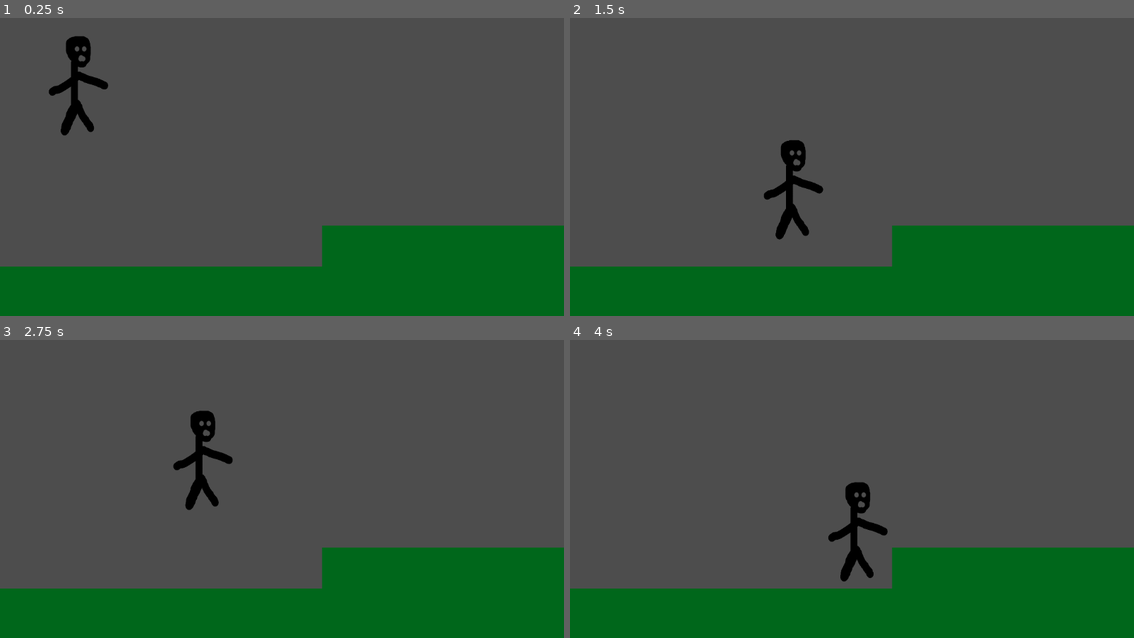
Above: before the commit, frames 1-4 (two rows, left to right).
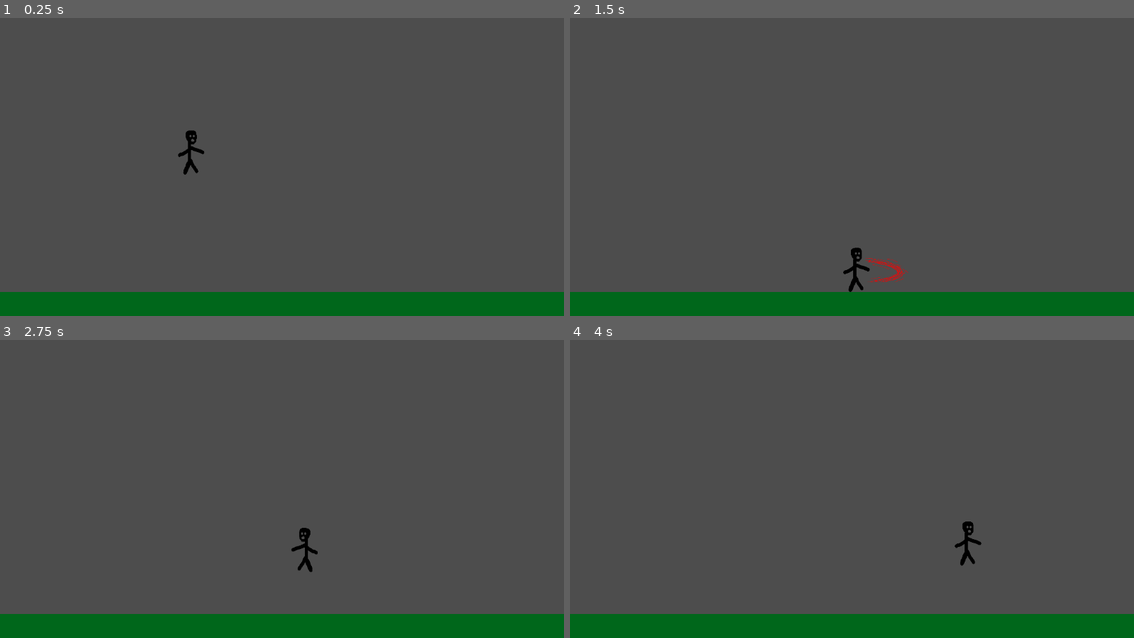
Above: after the commit, the same moments.

Repository: CraftonComputerScienceClub/SamuraiFighter
Game: Godot game, scene res://scenes/cora_character.tscn
Same seed, same stepped clock (60 frames per second), same inputs: the game is played once before the commit and once after it.
Inputs:
- Up to frame 1 (0.25 s): no input
- Up to frame 2 (1.5 s): tap Enter (ui_accept) at 0.5, 0.6 s; hold Z (attack, bound only after the commit) 0.53-1.28 s; hold Right (ui_right) from 0.53 s (still down); tap Space (jump, bound only after the commit) at 0.77, 1.07 s; tap Z (attack, bound only after the commit) at 1.35 s
- Up to frame 3 (2.75 s): tap Space (jump, bound only after the commit) at 1.52, 1.55, 1.82, 2.1 s; release Right (ui_right) at 2.03 s; hold Left (ui_left) from 2.03 s (still down); tap Enter (ui_accept) at 2.3 s
- Up to frame 4 (4 s): release Left (ui_left) at 2.78 s; hold Right (ui_right) from 2.78 s (still down); tap Enter (ui_accept) at 2.85 s; tap Space (jump, bound only after the commit) at 3.02, 3.32, 3.77, 3.8 s; tap Z (attack, bound only after the commit) at 3.05 s; hold Z (attack, bound only after the commit) from 3.53 s (still down)

The runs differ from the first frame. In frame 1, 16% of the frame differs, in the area x 0-100%, y 6-92%; in frame 2, 16%; in frame 3, 16%; in frame 4, 16%.

Commit message:
Added Acceleration to Movement and Stages to Jumping, also added light attacks and a heavy attack

Diff:
--- a/project.godot
+++ b/project.godot
@@ -17,51 +17,44 @@
 
 [input]
 
-jump_1={
+attack={
 "deadzone": 0.5,
-"events": [Object(InputEventJoypadMotion,"resource_local_to_scene":false,"resource_name":"","device":0,"axis":1,"axis_value":-1.0,"script":null)
-, Object(InputEventKey,"resource_local_to_scene":false,"resource_name":"","device":0,"window_id":0,"alt_pressed":false,"shift_pressed":false,"ctrl_pressed":false,"meta_pressed":false,"pressed":false,"keycode":0,"physical_keycode":87,"key_label":0,"unicode":0,"location":0,"echo":false,"script":null)
+"events": [Object(InputEventKey,"resource_local_to_scene":false,"resource_name":"","device":-1,"window_id":0,"alt_pressed":false,"shift_pressed":false,"ctrl_pressed":false,"meta_pressed":false,"pressed":false,"keycode":0,"physical_keycode":90,"key_label":0,"unicode":122,"location":0,"echo":false,"script":null)
+, Object(InputEventJoypadButton,"resource_local_to_scene":false,"resource_name":"","device":-1,"button_index":2,"pressure":0.0,"pressed":false,"script":null)
+, Object(InputEventKey,"resource_local_to_scene":false,"resource_name":"","device":-1,"window_id":0,"alt_pressed":false,"shift_pressed":false,"ctrl_pressed":false,"meta_pressed":false,"pressed":false,"keycode":0,"physical_keycode":4194438,"key_label":0,"unicode":48,"location":0,"echo":false,"script":null)
 ]
 }
-dodge_1={
+left={
 "deadzone": 0.5,
-"events": [Object(InputEventJoypadMotion,"resource_local_to_scene":false,"resource_name":"","device":0,"axis":1,"axis_value":1.0,"script":null)
-, Object(InputEventKey,"resource_local_to_scene":false,"resource_name":"","device":0,"window_id":0,"alt_pressed":false,"shift_pressed":false,"ctrl_pressed":false,"meta_pressed":false,"pressed":false,"keycode":0,"physical_keycode":83,"key_label":0,"unicode":0,"location":0,"echo":false,"script":null)
+"events": [Object(InputEventJoypadMotion,"resource_local_to_scene":false,"resource_name":"","device":-1,"axis":0,"axis_value":-1.0,"script":null)
+, Object(InputEventKey,"resource_local_to_scene":false,"resource_name":"","device":-1,"window_id":0,"alt_pressed":false,"shift_pressed":false,"ctrl_pressed":false,"meta_pressed":false,"pressed":false,"keycode":0,"physical_keycode":65,"key_label":0,"unicode":97,"location":0,"echo":false,"script":null)
+, Object(InputEventKey,"resource_local_to_scene":false,"resource_name":"","device":-1,"window_id":0,"alt_pressed":false,"shift_pressed":false,"ctrl_pressed":false,"meta_pressed":false,"pressed":false,"keycode":0,"physical_keycode":4194319,"key_label":0,"unicode":0,"location":0,"echo":false,"script":null)
 ]
 }
-move_right_1={
+up={
 "deadzone": 0.5,
-"events": [Object(InputEventJoypadMotion,"resource_local_to_scene":false,"resource_name":"","device":0,"axis":0,"axis_value":1.0,"script":null)
-, Object(InputEventKey,"resource_local_to_scene":false,"resource_name":"","device":0,"window_id":0,"alt_pressed":false,"shift_pressed":false,"ctrl_pressed":false,"meta_pressed":false,"pressed":false,"keycode":0,"physical_keycode":68,"key_label":0,"unicode":0,"location":0,"echo":false,"script":null)
-]
-}
-move_left_1={
-"deadzone": 0.5,
-"events": [Object(InputEventJoypadMotion,"resource_local_to_scene":false,"resource_name":"","device":0,"axis":0,"axis_value":-1.0,"script":null)
-, Object(InputEventKey,"resource_local_to_scene":false,"resource_name":"","device":-1,"window_id":0,"alt_pressed":false,"shift_pressed":false,"ctrl_pressed":false,"meta_pressed":false,"pressed":false,"keycode":0,"physical_keycode":65,"key_label":0,"unicode":97,"location":0,"echo":false,"script":null)
-]
-}
-jump_2={
-"deadzone": 0.5,
-"events": [Object(InputEventJoypadMotion,"resource_local_to_scene":false,"resource_name":"","device":1,"axis":1,"axis_value":-1.0,"script":null)
+"events": [Object(InputEventJoypadMotion,"resource_local_to_scene":false,"resource_name":"","device":-1,"axis":1,"axis_value":-1.0,"script":null)
+, Object(InputEventKey,"resource_local_to_scene":false,"resource_name":"","device":-1,"window_id":0,"alt_pressed":false,"shift_pressed":false,"ctrl_pressed":false,"meta_pressed":false,"pressed":false,"keycode":0,"physical_keycode":87,"key_label":0,"unicode":119,"location":0,"echo":false,"script":null)
 , Object(InputEventKey,"resource_local_to_scene":false,"resource_name":"","device":-1,"window_id":0,"alt_pressed":false …(186 unchanged characters)…
 ]
 }
-move_right_2={
+right={
 "deadzone": 0.5,
-"events": [Object(InputEventJoypadMotion,"resource_local_to_scene":false,"resource_name":"","device":1,"axis":0,"axis_value":1.0,"script":null)
+"events": [Object(InputEventJoypadMotion,"resource_local_to_scene":false,"resource_name":"","device":-1,"axis":0,"axis_value":1.0,"script":null)
+, Object(InputEventKey,"resource_local_to_scene":false,"resource_name":"","device":-1,"window_id":0,"alt_pressed":false,"shift_pressed":false,"ctrl_pressed":false,"meta_pressed":false,"pressed":false,"keycode":0,"physical_keycode":68,"key_label":0,"unicode":100,"location":0,"echo":false,"script":null)
 , Object(InputEventKey,"resource_local_to_scene":false,"resource_name":"","device":-1,"window_id":0,"alt_pressed":false …(186 unchanged characters)…
 ]
 }
-move_left_2={
+down={
 "deadzone": 0.5,
-"events": [Object(InputEventJoypadMotion,"resource_local_to_scene":false,"resource_name":"","device":1,"axis":0,"axis_value":-1.0,"script":null)
-, Object(InputEventKey,"resource_local_to_scene":false,"reso …(131 unchanged characters)… d":false,"keycode":0,"physical_keycode":4194319,"key_label":0,"unicode":0,"location":0,"echo":false,"script":null)
-]
-}
-dodge_2={
-"deadzone": 0.5,
-"events": [Object(InputEventJoypadMotion,"resource_local_to_scene":false,"resource_name":"","device":1,"axis":1,"axis_value":1.0,"script":null)
+"events": [Object(InputEventJoypadMotion,"resource_local_to_scene":false,"resource_name":"","device":-1,"axis":1,"axis_value":1.0,"script":null)
+, Object(InputEventKey,"resource_local_to_scene":false,"reso …(131 unchanged characters)… d":false,"keycode":0,"physical_keycode":83,"key_label":0,"unicode":115,"location":0,"echo":false,"script":null)
 , Object(InputEventKey,"resource_local_to_scene":false,"resource_name":"","device":-1,"window_id":0,"alt_pressed":false …(186 unchanged characters)…
 ]
 }
+jump={
+"deadzone": 0.5,
+"events": [Object(InputEventKey,"resource_local_to_scene":false,"resource_name":"","device":-1,"window_id":0,"alt_pressed":false,"shift_pressed":false,"ctrl_pressed":false,"meta_pressed":false,"pressed":false,"keycode":0,"physical_keycode":32,"key_label":0,"unicode":32,"location":0,"echo":false,"script":null)
+, Object(InputEventJoypadButton,"resource_local_to_scene":false,"resource_name":"","device":-1,"button_index":0,"pressure":0.0,"pressed":false,"script":null)
+]
+}
--- a/scenes/cora_character.tscn
+++ b/scenes/cora_character.tscn
@@ -1,13 +1,25 @@
-[gd_scene load_steps=5 format=3 uid="uid://5u1hpbrg23fb"]
+[gd_scene load_steps=11 format=3 uid="uid://5u1hpbrg23fb"]
 
 [ext_resource type="Script" path="res://scripts/cora_character/player.gd" id="1_ce1ng"]
 [ext_resource type="Texture2D" uid="uid://b6egedkcpp7r8" path="res://tempchar.png" id="2_vsbwh"]
+[ext_resource type="Texture2D" uid="uid://dy4fvyxl42lkc" path="res://assets/textures/light_attack.png" id="3_j6xy7"]
+[ext_resource type="Texture2D" uid="uid://bjsqxi3hp2t58" path="res://assets/textures/great_attack.png" id="4_ils70"]
+[ext_resource type="Texture2D" uid="uid://dxla3ykq7j4k5" path="res://assets/textures/heavy_attack_marker.png" id="5_2i7gj"]
 
 [sub_resource type="RectangleShape2D" id="RectangleShape2D_4p8st"]
-size = Vector2(128, 224)
+size = Vector2(68, 203)
+
+[sub_resource type="RectangleShape2D" id="RectangleShape2D_gmmn2"]
+size = Vector2(147, 114)
+
+[sub_resource type="RectangleShape2D" id="RectangleShape2D_f4trk"]
+size = Vector2(112, 77)
+
+[sub_resource type="RectangleShape2D" id="RectangleShape2D_ereee"]
+size = Vector2(218, 301)
 
 [sub_resource type="RectangleShape2D" id="RectangleShape2D_cxp00"]
-size = Vector2(1336, 118)
+size = Vector2(2593, 118)
 
 [node name="CoraCharacter" type="Node2D"]
 
@@ -21,34 +33,88 @@
 texture = ExtResource("2_vsbwh")
 
 [node name="CollisionShape2D" type="CollisionShape2D" parent="Player"]
-position = Vector2(15, 4)
+position = Vector2(11, 1.5)
 shape = SubResource("RectangleShape2D_4p8st")
 
+[node name="melee" type="Node2D" parent="Player"]
+
+[node name="horizontal_light_attack" type="Area2D" parent="Player/melee"]
+visible = false
+position = Vector2(110, 6)
+
+[node name="Sprite2D" type="Sprite2D" parent="Player/melee/horizontal_light_attack"]
+position = Vector2(39, 0)
+scale = Vector2(1.60938, 1)
+texture = ExtResource("3_j6xy7")
+
+[node name="CollisionShape2D" type="CollisionShape2D" parent="Player/melee/horizontal_light_attack"]
+position = Vector2(41.5, -1)
+shape = SubResource("RectangleShape2D_gmmn2")
+
+[node name="down_light_attack" type="Area2D" parent="Player/melee"]
+visible = false
+position = Vector2(15, 141)
+
+[node name="Sprite2D" type="Sprite2D" parent="Player/melee/down_light_attack"]
+position = Vector2(-0.252536, 9.98477)
+rotation = 1.5708
+scale = Vector2(0.750238, 1.0898)
+texture = ExtResource("3_j6xy7")
+
+[node name="CollisionShape2D" type="CollisionShape2D" parent="Player/melee/down_light_attack"]
+position = Vector2(0, 10.5)
+shape = SubResource("RectangleShape2D_f4trk")
+
+[node name="up_light_attack" type="Area2D" parent="Player/melee"]
+visible = false
+position = Vector2(15, -162)
+
+[node name="Sprite2D" type="Sprite2D" parent="Player/melee/up_light_attack"]
+position = Vector2(-0.252536, 9.98477)
+rotation = -1.5708
+scale = Vector2(0.750238, 1.0898)
+texture = ExtResource("3_j6xy7")
+
+[node name="CollisionShape2D" type="CollisionShape2D" parent="Player/melee/up_light_attack"]
+position = Vector2(0, 10.5)
+shape = SubResource("RectangleShape2D_f4trk")
+
+[node name="great_attack" type="Area2D" parent="Player/melee"]
+visible = false
+position = Vector2(122, 4)
+
+[node name="Sprite2D" type="Sprite2D" parent="Player/melee/great_attack"]
+position = Vector2(63, 0)
+scale = Vector2(1.98437, 2.35938)
+texture = ExtResource("4_ils70")
+
+[node name="CollisionShape2D" type="CollisionShape2D" parent="Player/melee/great_attack"]
+position = Vector2(66, 0.5)
+shape = SubResource("RectangleShape2D_ereee")
+
+[node name="heavy_attack_marker" type="Node2D" parent="Player"]
+visible = false
+
+[node name="Sprite2D" type="Sprite2D" parent="Player/heavy_attack_marker"]
+z_index = -20
+position = Vector2(15, 4)
+scale = Vector2(1.5625, 2.07812)
+texture = ExtResource("5_2i7gj")
+
 [node name="Floor" type="StaticBody2D" parent="."]
-position = Vector2(6, 541)
+position = Vector2(-82, 915)
 
 [node name="ColorRect" type="ColorRect" parent="Floor"]
-offset_left = -6.0
+offset_left = -635.0
 offset_top = 6.0
-offset_right = 1325.0
+offset_right = 1954.0
 offset_bottom = 121.0
 color = Color(6.257e-07, 0.402399, 0.105808, 1)
 
 [node name="CollisionShape2D" type="CollisionShape2D" parent="Floor"]
-position = Vector2(658, 63)
+position = Vector2(659.5, 63)
 shape = SubResource("RectangleShape2D_cxp00")
 
-[node name="Floor2" type="StaticBody2D" parent="."]
-position = Vector2(664, 457)
-
-[node name="ColorRect" type="ColorRect" parent="Floor2"]
-offset_left = -6.0
-offset_top = 6.0
-offset_right = 1325.0
-offset_bottom = 121.0
-color = Color(6.257e-07, 0.402399, 0.105808, 1)
-metadata/_edit_use_anchors_ = true
-
-[node name="CollisionShape2D" type="CollisionShape2D" parent="Floor2"]
-position = Vector2(658, 63)
-shape = SubResource("RectangleShape2D_cxp00")
+[node name="Camera2D" type="Camera2D" parent="."]
+position = Vector2(577, 302)
+zoom = Vector2(0.445, 0.445)
--- a/scripts/cora_character/player.gd
+++ b/scripts/cora_character/player.gd
@@ -1,19 +1,60 @@
 class_name Player
 
 extends CharacterBody2D
-#Controls: Arrow keys for diagonal movement, space bar for jumping
-
+
+enum Direction {
+	Left, Right, Up, Down
+}
+
+enum AttackState {
+	Idle, HorizontalLight, UpLight, DownLight, Great
+}
+
+var gravity: float = 0.0
 var jump_buffer: float = 0.0
 var coyote_time: float = 0.0
-
-const JUMP_VELOCITY = 400.0
-const JUMP_BUFFER_TIME 	= 0.175
-const COYOTE_TIME 		= 0.175
-
-const HORIZONTAL_ACCELERATION =  800.0
-const HORIZONTAL_TURNAROUND   = 2400.0
-const HORIZONTAL_DECELERATION = 1600.0
-const MAX_HORIZONTAL_VELOCITY =  400.0
+var attack_duration: float = 0.0
+var attack_cooldown: float = 0.0
+var heavy_attack_charge: float = 0.0
+var air_stall: bool = false
+var facing: Direction = Direction.Right
+var attack_dir: Direction = Direction.Right
+var attack_state: AttackState = AttackState.Idle
+
+@onready var horizontal_light_attack : Area2D = self.get_node("melee/horizontal_light_attack")
+@onready var up_light_attack 		 : Area2D = self.get_node("melee/up_light_attack")
+@onready var down_light_attack 		 : Area2D = self.get_node("melee/down_light_attack")
+@onready var great_attack 			 : Area2D = self.get_node("melee/great_attack")
+@onready var heavy_attack_marker 	 : Node2D = self.get_node("heavy_attack_marker")
+
+const JUMP_BUFFER_TIME = 0.175
+const COYOTE_TIME 	   = 0.175
+
+const LIGHT_ATTACK_DURATION = 0.25
+const GREAT_ATTACK_DURATION = 0.5
+const HEAVY_ATTACK_CHARGE   = 1.35
+const ATTACK_COOLDOWN		= 0.125
+
+const GROUND_HORIZONTAL_ACCELERATION = 2400.0
+const GROUND_HORIZONTAL_TURNAROUND   = 2800.0
+const GROUND_HORIZONTAL_DECELERATION = 1800.0
+const GROUND_MAX_HORIZONTAL_VELOCITY =  512.0
+const AIR_HORIZONTAL_ACCELERATION = 3600.0
+const AIR_HORIZONTAL_TURNAROUND   = 1600.0
+const AIR_HORIZONTAL_DECELERATION = 1300.0
+const AIR_MAX_HORIZONTAL_VELOCITY =  650.0
+
+const JUMP_VELOCITY = 1536.0
+
+const RISING_EDGE_GRAVITY = 4608.0
+const RISING_CORNER_GRAVITY = 1024.0
+const APEX_GRAVITY = 768.0
+const FALLING_CORNER_GRAVITY = 3072.0
+const FALLING_EDGE_GRAVITY = 2048.0
+
+const RISING_JUMP_TARGET = 320.0
+const FALLING_JUMP_TARGET = 480.0
+const APEX_JUMP_TARGET = 80.0
 
 func _process(delta: float):
 	if jump_buffer > 0.0:
@@ -22,27 +63,60 @@
 	if coyote_time > 0.0 && not is_on_floor():
 		coyote_time -= delta
 		coyote_time = max(coyote_time, 0.0)
+	if attack_duration > 0.0:
+		attack_duration -= delta
+		attack_duration = max(attack_duration, 0.0)
+	if attack_cooldown > 0.0:
+		attack_cooldown -= delta
+		attack_cooldown = max(attack_cooldown, 0.0)
+	if Input.is_action_pressed("attack"):
+		heavy_attack_charge += delta
+		heavy_attack_charge = min(heavy_attack_charge, HEAVY_ATTACK_CHARGE)
+
+	if heavy_attack_charge == HEAVY_ATTACK_CHARGE:
+		heavy_attack_marker.visible = true
+	else:
+		heavy_attack_marker.visible = false
+
 	debug()
 
 func _physics_process(delta: float):
 	if is_on_floor():
 		coyote_time = COYOTE_TIME
 
-	handle_gravity(delta)
+	handle_gravity()
 	handle_jump()
 
 	handle_horizontal_movement(delta)
 
+	handle_attack_dir()
+	handle_attack()
+
+	velocity.y += gravity * delta
 	move_and_slide()
 
-func handle_gravity(delta):
+func handle_gravity():
 	if not is_on_floor():
-		velocity += get_gravity() * delta
-	else:
-		velocity.y = 0
+		if air_stall:
+			gravity = 0.0
+			velocity.y = 0.0
+		else:
+			if velocity.y <= RISING_JUMP_TARGET:
+				gravity = RISING_EDGE_GRAVITY
+			elif velocity.y <= APEX_JUMP_TARGET:
+				gravity = RISING_CORNER_GRAVITY
+			elif velocity.y >= APEX_JUMP_TARGET:
+				gravity = FALLING_CORNER_GRAVITY
+			elif velocity.y >= FALLING_JUMP_TARGET:
+				gravity = FALLING_EDGE_GRAVITY
+			else:
+				gravity = APEX_GRAVITY
+	if is_on_ceiling():
+		gravity = FALLING_EDGE_GRAVITY
+		velocity.y = 0.0
 
 func handle_jump():
-	if Input.is_action_just_pressed("ui_accept"):
+	if Input.is_action_just_pressed("jump"):
 		jump_buffer = JUMP_BUFFER_TIME
 
 	if can_jump():
@@ -52,29 +126,110 @@
 		coyote_time = 0.0
 
 func handle_horizontal_movement(delta):
-	var direction : float = Input.get_axis("ui_left", "ui_right")
+	if air_stall:
+		velocity.x = 0.0
+		return
+
+	var direction : float = Input.get_axis("left", "right")
 
 	if direction != 0:
 		var dir_sign = sign(direction)
 
+		if direction < 0.0 && facing == Direction.Right:
+			scale.x *= -1
+			facing = Direction.Left
+			attack_duration = 0.0
+		elif direction > 0.0 && facing == Direction.Left:
+			scale.x *= -1
+			facing = Direction.Right
+			attack_duration = 0.0
+
 		if sign(velocity.x) != dir_sign:
-			velocity.x += HORIZONTAL_TURNAROUND * delta * dir_sign
-		elif abs(velocity.x) < MAX_HORIZONTAL_VELOCITY:
-			velocity.x += HORIZONTAL_ACCELERATION * delta * dir_sign
-			velocity.x = min(abs(velocity.x), MAX_HORIZONTAL_VELOCITY) * dir_sign
+			velocity.x += GROUND_HORIZONTAL_TURNAROUND * delta * dir_sign
+		elif abs(velocity.x) < GROUND_MAX_HORIZONTAL_VELOCITY:
+			velocity.x += GROUND_HORIZONTAL_ACCELERATION * delta * dir_sign
+			velocity.x = min(abs(velocity.x), GROUND_MAX_HORIZONTAL_VELOCITY) * dir_sign
 		# When any event causes our player to move faster than our max acceleration, we want to smoothly decelerate to this speed
-		elif abs(velocity.x) >= MAX_HORIZONTAL_VELOCITY:
-			velocity.x -= HORIZONTAL_DECELERATION * delta * dir_sign
-			velocity.x = max(abs(velocity.x), MAX_HORIZONTAL_VELOCITY) * dir_sign
+		elif abs(velocity.x) >= GROUND_MAX_HORIZONTAL_VELOCITY:
+			velocity.x -= GROUND_HORIZONTAL_DECELERATION * delta * dir_sign
+			velocity.x = max(abs(velocity.x), GROUND_MAX_HORIZONTAL_VELOCITY) * dir_sign
 	else:
 		if abs(velocity.x) > 0.0:
-			if HORIZONTAL_DECELERATION * delta >= abs(velocity.x):
+			if GROUND_HORIZONTAL_DECELERATION * delta >= abs(velocity.x):
 				velocity.x = 0.0
 			else:
-				velocity.x -= HORIZONTAL_DECELERATION * delta * sign(velocity.x)
+				velocity.x -= GROUND_HORIZONTAL_DECELERATION * delta * sign(velocity.x)
+
+func handle_attack_dir():
+	var direction := Vector2i.ZERO
+
+	if Input.is_action_pressed("up"):
+		direction += Vector2i.UP
+	if Input.is_action_pressed("down"):
+		direction += Vector2i.DOWN
+	if Input.is_action_pressed("left"):
+		direction += Vector2i.LEFT
+	if Input.is_action_pressed("right"):
+		direction += Vector2i.RIGHT
+
+	match [direction.x, direction.y]:
+		[_, -1]: attack_dir = Direction.Up
+		[_, 1]: attack_dir = Direction.Down
+		[-1, 0]: attack_dir = Direction.Left
+		[1, 0]: attack_dir = Direction.Right
+		_ : attack_dir = facing
+
+
+func handle_attack():
+	if attack_duration == 0.0:
+		match attack_state:
+			AttackState.Idle: pass
+			AttackState.HorizontalLight: horizontal_light_attack.visible = false
+			AttackState.UpLight: up_light_attack.visible = false
+			AttackState.DownLight: down_light_attack.visible = false
+			AttackState.Great: great_attack.visible = false
+		if attack_state != AttackState.Idle:
+			attack_cooldown = ATTACK_COOLDOWN
+			attack_state = AttackState.Idle
+		air_stall = false
+
+	# light attack
+	if Input.is_action_just_pressed("attack") && can_attack():
+		match attack_dir:
+			Direction.Left, Direction.Right:
+				horizontal_light_attack.visible = true
+				attack_duration = LIGHT_ATTACK_DURATION
+				attack_state = AttackState.HorizontalLight
+			Direction.Up:
+				up_light_attack.visible = true
+				attack_duration = LIGHT_ATTACK_DURATION
+				attack_state = AttackState.UpLight
+			Direction.Down:
+				if not is_on_floor():
+					down_light_attack.visible = true
+					attack_duration = LIGHT_ATTACK_DURATION
+					attack_state = AttackState.DownLight
+				# for light attacks, we treat this as a horizontal attack because the ground is in the way
+				else:
+					horizontal_light_attack.visible = true
+					attack_duration = LIGHT_ATTACK_DURATION
+					attack_state = AttackState.HorizontalLight
+	elif Input.is_action_just_released("attack"):
+		if heavy_attack_charge == HEAVY_ATTACK_CHARGE:
+			match attack_dir:
+				Direction.Left, Direction.Right:
+					great_attack.visible = true
+					attack_duration = GREAT_ATTACK_DURATION
+					attack_state = AttackState.Great
+					air_stall = true
+				_: print("not implemented yet")
+		heavy_attack_charge = 0.0
 
 func can_jump() -> bool:
 	return jump_buffer > 0.0 && coyote_time > 0.0
 
+func can_attack() -> bool:
+	return attack_duration == 0.0 && attack_cooldown == 0.0
+
 func debug():
 	pass
Binary file added: assets/textures/great_attack.png
Not shown, added: assets/textures/great_attack.png.import
Binary file added: assets/textures/heavy_attack_marker.png
Not shown, added: assets/textures/heavy_attack_marker.png.import
Binary file added: assets/textures/light_attack.png
Not shown, added: assets/textures/light_attack.png.import
